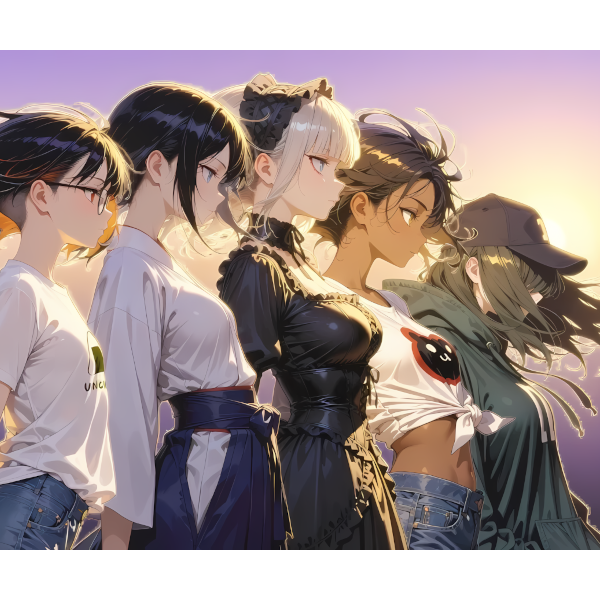
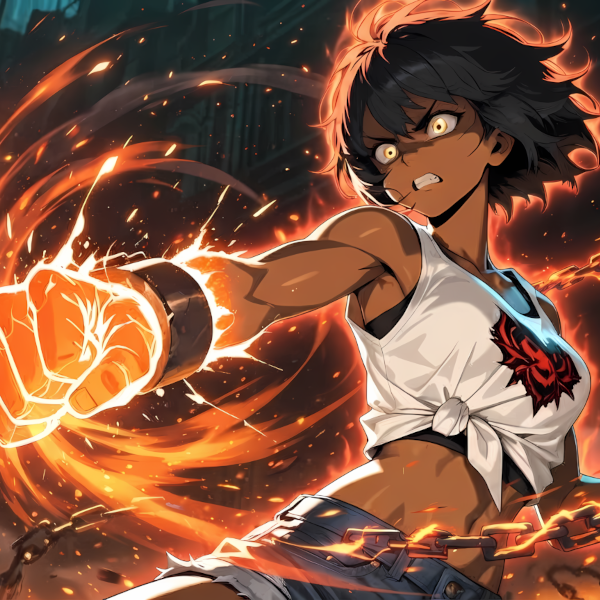
Layered file, before and after one edit (600x600). Changes by layer:
added layer "Break_Every_Chain_keyvisual.png" above "REIMEIELECTRO_keyvisual.png" over bbox(0, 0, 600, 600)
